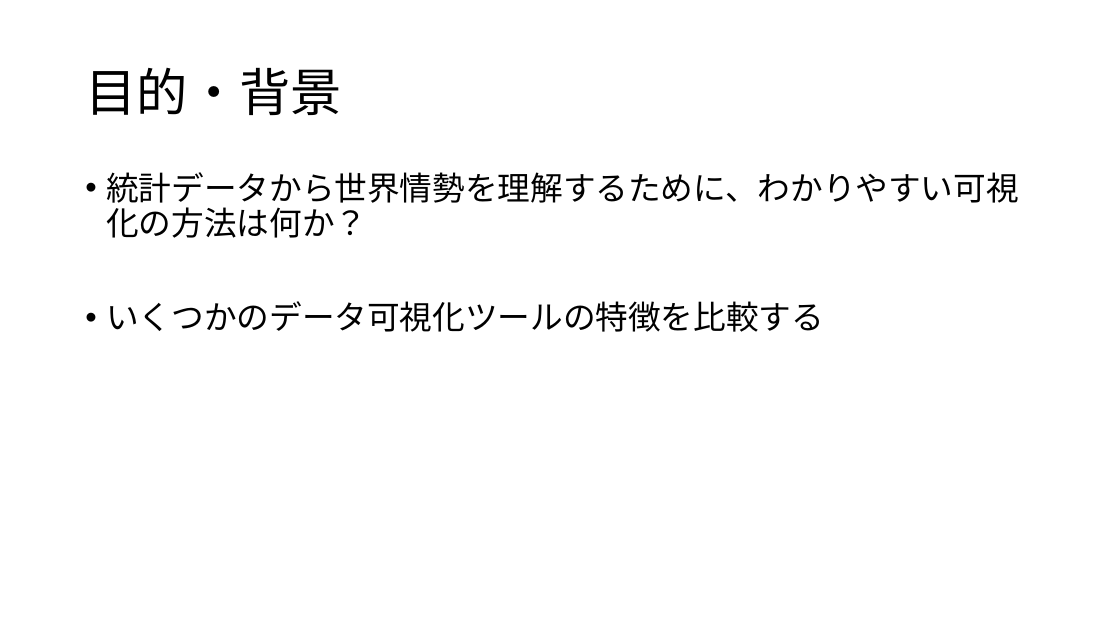
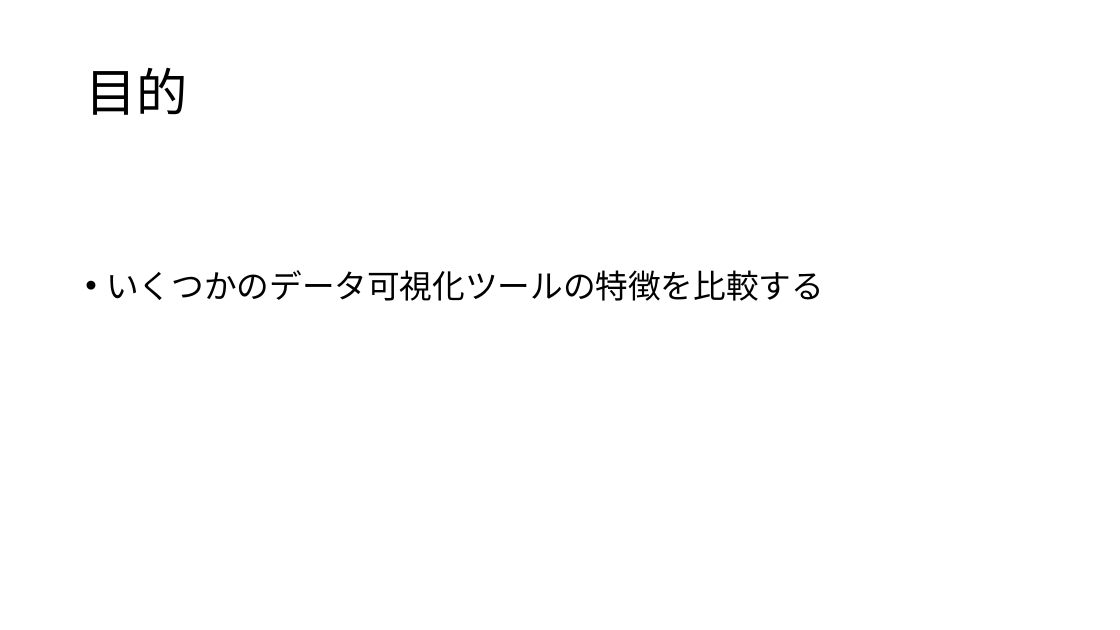
Before and after one commit to erevest-cobalt/3pro, a slide deck: slide 4 of 統計データの可視化.pptx (slide 3 before the commit). Drawn at 1120x630 pixels with LibreOffice and Linux fonts; fonts in the diff are those of the drawing. Boxes give left, top, right and bottom in pixels: in the first picture for what was removed or moved away, otherwise in the second. Text is boxed around its words. In the diff, an @@ line names an element or a change of style, - is before the commit and + after.

```diff
--- a/統計データの可視化.pptx
+++ b/統計データの可視化.pptx
@@ title at (85, 68, 188, 115): text changed @@
-目的・背景
+目的
@@ text at (106, 172, 1018, 238): paragraph removed @@
-• 統計データから世界情勢を理解するために、わかりやすい可視化の方法は何か？
```
Also in this commit, not shown: 5 other slides changed, 3 slides added, 1 other file.
